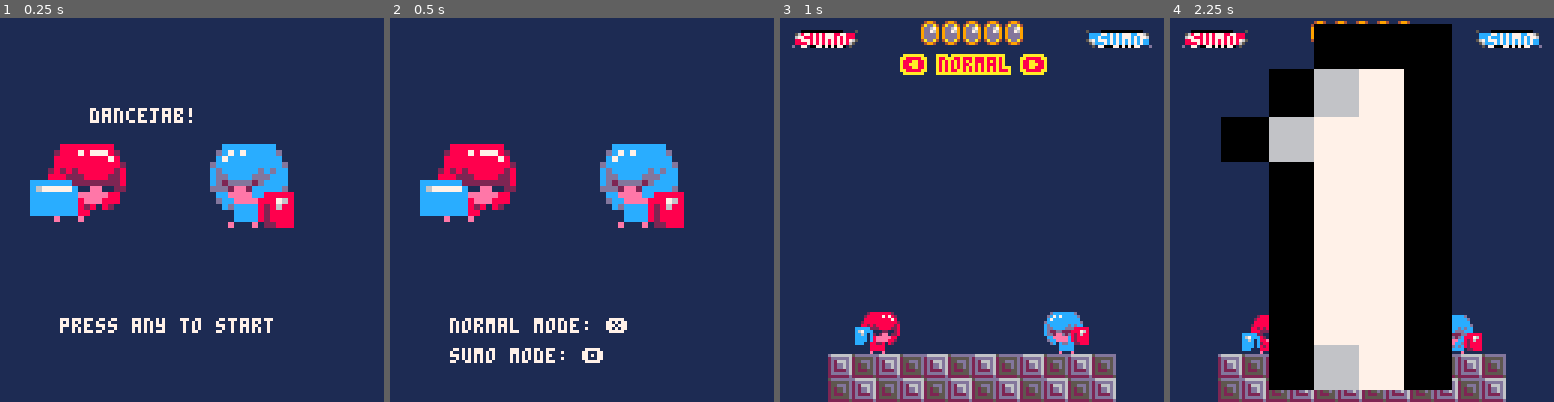
Above: before the commit, frames 1-4 (left to right).
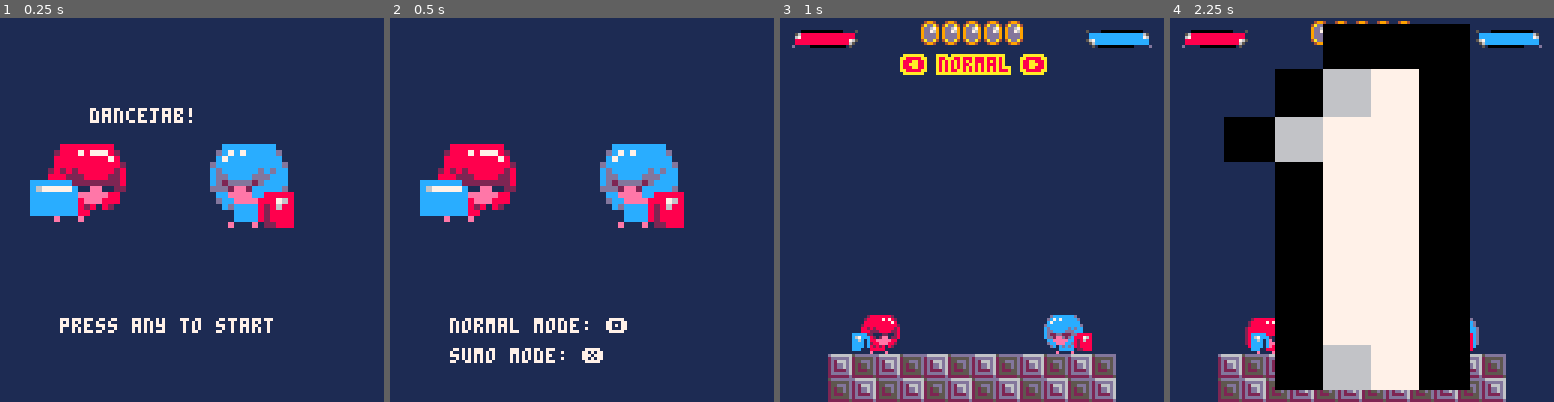
Above: after the commit, the same moments.

Repository: davidjtferguson/dancejab
Game: PICO-8 cartridge jab.p8
The game is run twice, just before and just after one commit, with the same random seed, the same clock (stepped at 60 frames per second) and the same inputs.
Inputs:
- Up to frame 1 (0.25 s): no input
- Up to frame 2 (0.5 s): tap X (X key) at 0.33 s
- Up to frame 3 (1 s): tap O (Z key) at 0.7 s
- Up to frame 4 (2.25 s): tap X (X key) at 1.07, 1.85 s; hold Right 1.6-2.1 s; tap O (Z key) at 1.7, 2.1 s; hold Up from 2.15 s (still down)

Frame 1 is identical in both runs. In frame 2, less than 0.1% of the frame differs, in the area x 51-61%, y 78-90%; in frame 3, 1.7%; in frame 4, 13%, in the area x 5-95%, y 1-97%.

Commit message:
music triggers and menu tweaking

Diff:
--- a/jab.p8
+++ b/jab.p8
@@ -106,8 +106,6 @@
 end
 
 function _init()
- music(0)
-
  --duped in draw,
  -- just for first frame...
  palt(0,false)
@@ -137,8 +135,18 @@
 
  resetmatch()
 
+ music(16)
  currentupdate=updatestart
  currentdraw=drawstart
+
+ menuitem(1, "exit to menu", exittomenu)
+end
+
+function exittomenu()
+ resetmatch()
+ music(16)
+ currentupdate=updatemenu
+ currentdraw=drawmenu
 end
 
 function resetmatch()
@@ -178,6 +186,7 @@
 end
 
 function initcountdown()
+ music(0)
  ct=0
  ctvel=0
  xcorner=72
@@ -200,17 +209,20 @@
   currentupdate=updatestageselect
   currentdraw=drawstageselect
 
+  if btnp(🅾️) then
+   mode="normal"
+  end
+
   if btnp(❎) then
-   mode="normal"
-  end
-
-  if btnp(🅾️) then
    mode="sumo"
   end
  end
 end
 
 function updatestageselect()
+ updateanim(p1.anim)
+ updateanim(p2.anim)
+
  if btnp(0) or btnp(1) then
   if btnp(0) then
    ssid-=1
@@ -363,13 +375,6 @@
  end
 
  if av.state=="none" then
-  --check for winner
-  -- (after round end pause)
-  -- and hard reset
-  if av.score==firstto then
-   resetmatch()
-  end
-
   --walking
   if facingforward(av) then
    av.anim=av.animwalkforward
@@ -413,24 +418,27 @@
   --pause
  elseif av.state=="won" then
   av.xvel=0
+
+  if av.statetimer==0 and av.score!=firstto then
+   resetround()
+  end
  elseif av.state=="dead" then
   av.xvel*=0.9
-
-  if av.statetimer==0 then
-   resetround()
-  end
  elseif av.state=="ringout" then
   av.yvel+=gravity
   av.xvel*=0.9
-
-  if av.statetimer==0 then
-   resetround()
-  end
- end
-
- if av.statetimer==0 then
+ end
+
+ if av.statetimer==0 and (av.state!="won" and av.oav.state!="won") then
   av.state="none"
  end
+
+  --check for winner
+  -- (after round end pause)
+  -- and hard reset
+  if av.statetimer==0 and av.score==firstto and btnp()!=0 then
+   resetmatch()
+  end
 
  updateanim(av.anim)
 
@@ -496,8 +504,8 @@
  av.oav.score+=1
 
  if av.oav.score==firstto then
-  announce=av.oav.name.." wins!"
-  sfx(0)
+  announce=av.oav.name.." wins! any btn to replay"
+  music(13)
   av.anim=av.animlostmatch
  end
  av.oav.state="won"
@@ -561,8 +569,8 @@
 
  drawwithp2colours(drawp2start)
 
- print("normal mode: ❎",20,100,7)
- print("sumo mode: 🅾️",20,110,7)
+ print("normal mode: 🅾️",20,100,7)
+ print("sumo mode: ❎",20,110,7)
 end
 
 function drawcountdown()
@@ -570,7 +578,7 @@
 
  sspr(xcorner,16,8,8,
   ct/2,ct/2,
-  128-ct,128-ct)
+  (128-ct)+8,128-ct)
 end
 
 function drawgame()
@@ -632,7 +640,7 @@
    64,32)
  end
 
- print(announce,30,64)
+ print(announce,4,64)
 
  --debug info
  --drawlocalbox(p1,p1.pushbox,5)
Not shown, changed: the music (__music__) section of jab.p8
Not shown, changed: the sound effects (__sfx__) section of jab.p8
